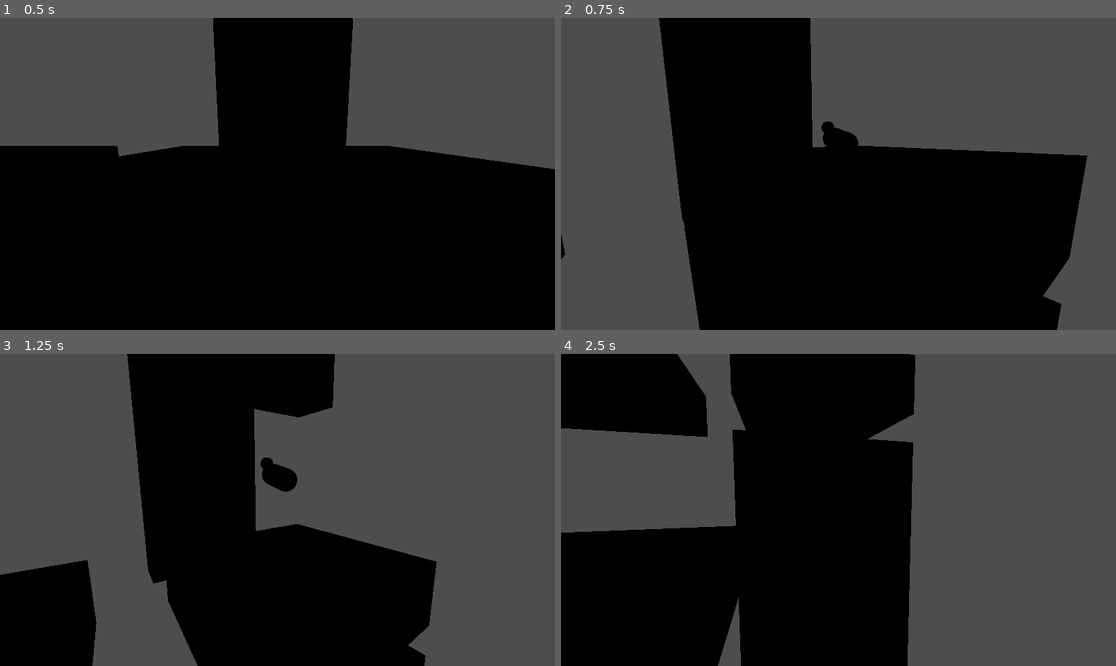
Above: before the commit, frames 1-4 (two rows, left to right).
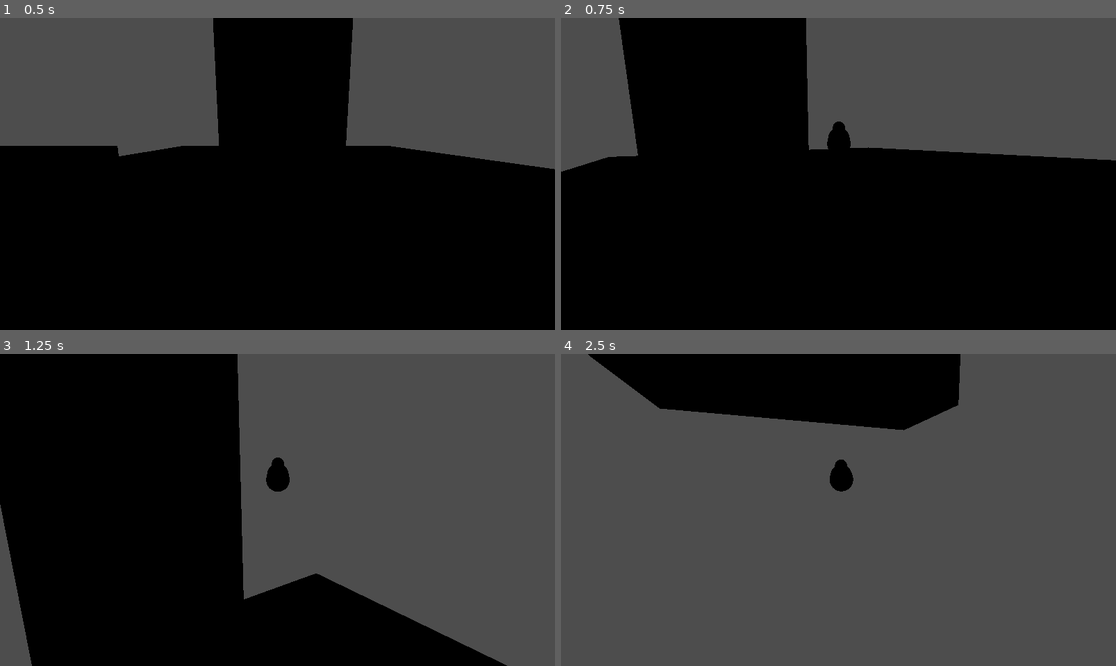
Above: after the commit, the same moments.

Repository: GunterJr/game-jam-feb
Game: Godot game, scene res://scenes/areas/movement-testing.tscn
Same seed, same stepped clock (60 frames per second), same inputs: the game is played once before the commit and once after it.
Inputs (mouse positions are in pixels of both pictures, inside the frame that each line leads up to):
- Up to frame 1 (0.5 s): no input
- Up to frame 2 (0.75 s): tap Enter (ui_accept) at 0.5 s; move the mouse to (866, 174) at 0.52 s; hold W (forward) from 0.53 s (still down)
- Up to frame 3 (1.25 s): keep holding W (forward); tap Space (jump) at 0.77 s
- Up to frame 4 (2.5 s): keep holding W (forward); move the mouse to (810, 510) at 1.27 s; tap Space (jump) at 1.52 s; move the mouse to (849, 503) at 2.02 s

Frame 1 is identical in both runs. In frame 2, 21% of the frame differs, in the area x 0-100%, y 0-100%; in frame 3, 34%; in frame 4, 44%, in the area x 0-72%, y 0-100%.

Commit message:
worksnow

Diff:
--- a/scenes/actors/benson.tscn
+++ b/scenes/actors/benson.tscn
@@ -24,13 +24,16 @@
 height = 0.40304565
 
 [node name="Benson" type="CharacterBody3D" unique_id=193555425]
+collision_layer = 2
 script = ExtResource("1_u4qym")
 
-[node name="Body" type="MeshInstance3D" parent="." unique_id=1594903681]
-transform = Transform3D(3.0223063e-08, -1.2760384e-07, 1.0000001, 0.9730784, 0.23047432, -8.290451e-16, -0.2304743, 0.9730783, 1.3113416e-07, 0.013175983, 0, -0.011367302)
+[node name="Orientation" type="Node3D" parent="." unique_id=578184492]
+
+[node name="Body" type="MeshInstance3D" parent="Orientation" unique_id=1594903681]
+transform = Transform3D(-1.0055794e-08, 4.2538996e-08, 1.0000001, 0.97317886, 0.23004973, 0, -0.23004976, 0.97317874, -4.3711392e-08, 0.013175983, 0, -0.011367302)
 mesh = SubResource("CapsuleMesh_dp8yd")
 
-[node name="Head" type="MeshInstance3D" parent="Body" unique_id=756881920]
+[node name="Head" type="MeshInstance3D" parent="Orientation/Body" unique_id=756881920]
 transform = Transform3D(0.23047422, 0.97307795, 0, -0.97307795, 0.23047422, 0, 0, 0, 1, 0.07656011, 0.21735314, 0)
 mesh = SubResource("SphereMesh_u4qym")
 
--- a/scripts/benson.gd
+++ b/scripts/benson.gd
@@ -7,10 +7,13 @@
 var flying : bool = false
 var current_flight_time: float = 0
 
+
+@onready var body: Node3D = $Orientation
 @onready var camarm : SpringArm3D = $CameraArm
 
 func _ready() -> void:
 	Input.mouse_mode = Input.MOUSE_MODE_CAPTURED
+
 
 func _physics_process(delta: float) -> void:
 
@@ -45,7 +48,7 @@
 
 		var camera_basis = camarm.global_transform.basis
 
-		var forward = camera_basis.z
+		var forward = -camera_basis.z
 		forward.y = 0
 		forward = forward.normalized()
 
@@ -56,6 +59,9 @@
 		var move_direction = (input_vector.x * right + input_vector.y * forward).normalized()
 		velocity.x = move_direction.x * speed
 		velocity.z = move_direction.z * speed
+
+		var target_angle := Vector3.BACK.signed_angle_to(move_direction, Vector3.UP)
+		body.global_rotation.y = target_angle
 	else:
 		velocity.x = 0
 		velocity.z = 0
